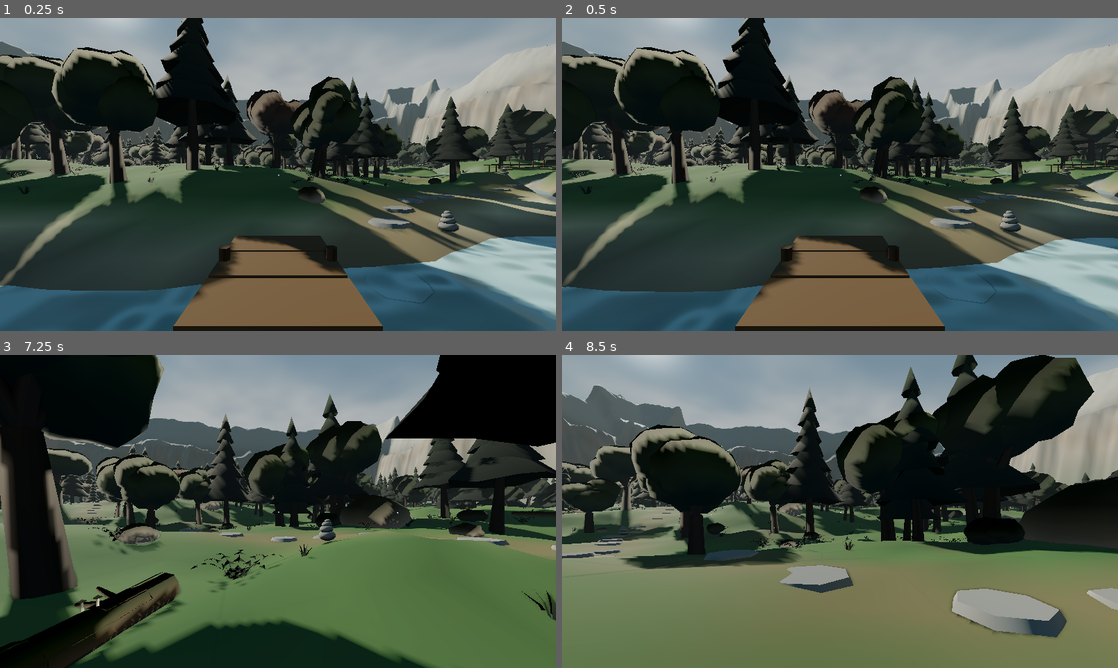
Above: before the commit, frames 1-4 (two rows, left to right).
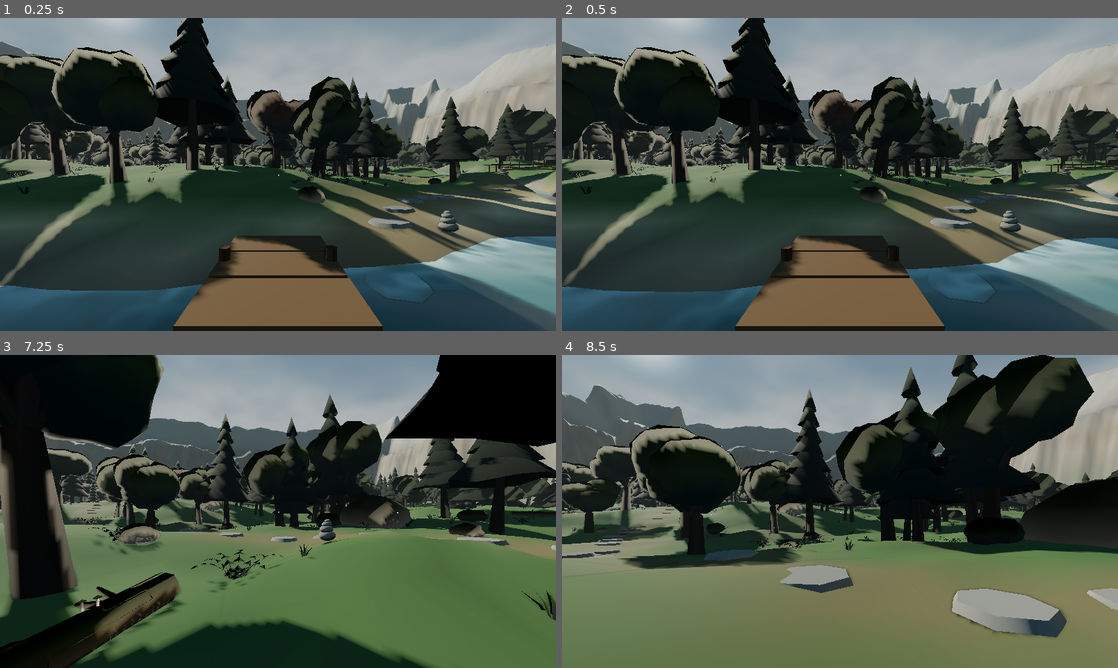
Above: after the commit, the same moments.

Repository: acaylor/isle-of-babel
Game: Godot game, scene res://tests/capture.tscn
Same seed, same stepped clock (60 frames per second), same inputs: the game is played once before the commit and once after it. This scene is started directly instead of the project's main scene.
Inputs (mouse positions are in pixels of both pictures, inside the frame that each line leads up to):
- Up to frame 1 (0.25 s): no input
- Up to frame 2 (0.5 s): no input
- Up to frame 3 (7.25 s): move the mouse to (305, 511) at 0.52 s; hold F (flip) 0.53-1.28 s; hold W (move_forward) 0.53-5.78 s; tap Space (jump) at 0.77, 1.07, 1.52, 1.82, 3.02, 3.32, 3.77, 4.07, 4.52, 4.82, 6.02, 6.32, 6.77, 7.07 s; move the mouse to (250, 511) at 1.27 s; tap E (interact) at 1.35, 4.35 s; move the mouse to (289, 505) at 2.02 s; hold Shift (sprint) 2.03-2.78 s; move the mouse to (272, 517) at 2.77 s; tap Q (summon) at 2.85, 5.85 s; move the mouse to (316, 514) at 3.52 s; hold F (flip) 3.53-4.28 s; move the mouse to (233, 508) at 4.27 s; move the mouse to (283, 511) at 5.02 s; hold Shift (sprint) 5.03-5.78 s; move the mouse to (255, 505) at 5.77 s; hold D (move_right) 5.78-6.53 s; move the mouse to (305, 511) at 6.52 s; hold W (move_forward) from 6.53 s (still down); hold F (flip) from 6.53 s (still down)
- Up to frame 4 (8.5 s): keep holding W (move_forward); move the mouse to (812, 511) at 7.27 s; release F (flip) at 7.28 s; tap E (interact) at 7.35 s; tap Space (jump) at 7.52, 7.82 s; move the mouse to (851, 505) at 8.02 s; hold Shift (sprint) from 8.03 s (still down)

The runs differ from the first frame. In frame 1, 4.1% of the frame differs, in the area x 0-100%, y 49-100%; in frame 2, 5.0%, in the area x 18-100%, y 73-100%; in frame 3, less than 0.1%; in frame 4, nothing differs.

Commit message:
Improve outdoor rendering performance and water fidelity

Diff:
--- a/scenes/forest.gd
+++ b/scenes/forest.gd
@@ -1092,17 +1092,7 @@
 # -- vegetation ----------------------------------------------------------------
 
 func _multimesh_of(mesh: Mesh, transforms: Array[Transform3D]) -> void:
-	if transforms.is_empty():
-		return
-	var mm := MultiMesh.new()
-	mm.transform_format = MultiMesh.TRANSFORM_3D
-	mm.mesh = mesh
-	mm.instance_count = transforms.size()
-	for i in transforms.size():
-		mm.set_instance_transform(i, transforms[i])
-	var mmi := MultiMeshInstance3D.new()
-	mmi.multimesh = mm
-	add_child(mmi)
+	Forge.scatter(self, mesh, transforms)
 
 func _build_trees() -> void:
 	var rng := RandomNumberGenerator.new()
--- a/scenes/island.gd
+++ b/scenes/island.gd
@@ -251,17 +251,7 @@
 var _tree_spots: Array[Vector3] = []
 
 func _multimesh_of(mesh: Mesh, transforms: Array[Transform3D]) -> void:
-	if transforms.is_empty():
-		return
-	var mm := MultiMesh.new()
-	mm.transform_format = MultiMesh.TRANSFORM_3D
-	mm.mesh = mesh
-	mm.instance_count = transforms.size()
-	for i in transforms.size():
-		mm.set_instance_transform(i, transforms[i])
-	var mmi := MultiMeshInstance3D.new()
-	mmi.multimesh = mm
-	add_child(mmi)
+	Forge.scatter(self, mesh, transforms)
 
 func _build_trees() -> void:
 	var rng := RandomNumberGenerator.new()
--- a/scripts/flora.gd
+++ b/scripts/flora.gd
@@ -24,6 +24,7 @@
 	return st
 
 static func _finish(st: SurfaceTool, rough := 1.0) -> ArrayMesh:
+	st.index()
 	var mesh := st.commit()
 	var mat := Forge.vc_mat(rough)
 	mat.cull_mode = BaseMaterial3D.CULL_DISABLED
@@ -34,6 +35,7 @@
 ## vertex-color material. `start`/`full` are mesh-space heights where sway
 ## fades in, so trunks stay planted; `amp` is the displacement at `full`.
 static func _finish_sway(st: SurfaceTool, amp: float, start: float, full: float) -> ArrayMesh:
+	st.index()
 	var mesh := st.commit()
 	var mat := ShaderMaterial.new()
 	mat.shader = load("res://shaders/sway.gdshader")
--- a/scripts/forge.gd
+++ b/scripts/forge.gd
@@ -1,6 +1,38 @@
 class_name Forge
 ## Static helpers for building procedural geometry. Everything in the game
 ## is assembled at runtime from these, so no binary assets live in the repo.
+
+## MultiMeshes are culled as a whole. Local cells keep a visible tree from
+## submitting every tree of its variant across the map. Keep full silhouettes
+## at every distance (including the tower balcony and boat crossings).
+static func scatter(parent: Node3D, source: Mesh, transforms: Array[Transform3D], cell_size := 48.0) -> void:
+	assert(cell_size > 0.0)
+	var cells: Dictionary[Vector2i, Array] = {}
+	for placement in transforms:
+		var key := Vector2i(floori(placement.origin.x / cell_size), floori(placement.origin.z / cell_size))
+		if not cells.has(key):
+			cells[key] = []
+		cells[key].append(placement)
+	for key: Vector2i in cells:
+		var origin := Vector3((key.x + 0.5) * cell_size, 0.0, (key.y + 0.5) * cell_size)
+		var mm := MultiMesh.new()
+		mm.transform_format = MultiMesh.TRANSFORM_3D
+		mm.mesh = source
+		mm.instance_count = cells[key].size()
+		var bounds := AABB()
+		for i in mm.instance_count:
+			var placement: Transform3D = cells[key][i]
+			placement.origin -= origin
+			mm.set_instance_transform(i, placement)
+			# Wind moves vertices beyond the undeformed mesh, in local space.
+			var instance_bounds: AABB = placement * source.get_aabb().grow(0.1)
+			bounds = instance_bounds if i == 0 else bounds.merge(instance_bounds)
+		mm.custom_aabb = bounds
+		var instance := MultiMeshInstance3D.new()
+		instance.name = "Scatter_%d_%d" % [key.x, key.y]
+		instance.multimesh = mm
+		instance.position = origin
+		parent.add_child(instance)
 
 static func mat(color: Color, rough := 0.95, emission := Color.BLACK, emission_energy := 0.0) -> StandardMaterial3D:
 	var m := StandardMaterial3D.new()
--- a/shaders/water.gdshader
+++ b/shaders/water.gdshader
@@ -36,9 +36,13 @@
 	const vec2 d2 = vec2(-0.51450, 0.85749);
 	const vec2 d3 = vec2(0.19612, -0.98058);
 	vec2 g = vec2(0.0);
-	g += d1 * cos(dot(p, d1) * 0.9 + TIME * 1.5) * 0.050;
-	g += d2 * cos(dot(p, d2) * 1.7 + TIME * 2.1) * 0.055;
-	g += d3 * cos(dot(p, d3) * 3.1 + TIME * 2.6) * 0.045;
+	// Fade frequencies as they approach a pixel's footprint. MSAA alone
+	// cannot filter procedural specular detail near the horizon.
+	vec3 phase = vec3(dot(p, d1) * 0.9, dot(p, d2) * 1.7, dot(p, d3) * 3.1);
+	vec3 resolved = vec3(1.0) - smoothstep(vec3(1.0), vec3(3.0), fwidth(phase));
+	g += d1 * cos(phase.x + TIME * 1.5) * 0.050 * resolved.x;
+	g += d2 * cos(phase.y + TIME * 2.1) * 0.055 * resolved.y;
+	g += d3 * cos(phase.z + TIME * 2.6) * 0.045 * resolved.z;
 	return g;
 }
 
@@ -64,7 +68,11 @@
 	// Reconstruct the opaque scene's depth under this fragment (Forward+
 	// NDC), then how much water lies between the surface and it.
 	float depth_raw = texture(depth_texture, SCREEN_UV).r;
+	#if CURRENT_RENDERER == RENDERER_COMPATIBILITY
+	vec3 ndc = vec3(SCREEN_UV, depth_raw) * 2.0 - 1.0;
+	#else
 	vec3 ndc = vec3(SCREEN_UV * 2.0 - 1.0, depth_raw);
+	#endif
 	vec4 scene_view = INV_PROJECTION_MATRIX * vec4(ndc, 1.0);
 	scene_view.xyz /= scene_view.w;
 	float water_depth = max(-scene_view.z - -VERTEX.z, 0.0);
@@ -92,7 +100,10 @@
 	col = mix(col, foam_color, foam * 0.75);
 
 	ALBEDO = col;
-	ROUGHNESS = 0.14 + foam * 0.5;
+	// Unresolved ripples still scatter light: broaden the distant highlight
+	// instead of making filtered water look like a perfectly smooth mirror.
+	float distant_roughness = smoothstep(0.3, 2.0, length(fwidth(world_pos.xz)));
+	ROUGHNESS = 0.14 + distant_roughness * 0.12 + foam * 0.5;
 	METALLIC = 0.0;
 	SPECULAR = 0.45;
 	ALPHA = mix(0.72, 0.95, df);
--- a/tests/capture.gd
+++ b/tests/capture.gd
@@ -6,11 +6,22 @@
 ##   CAP_SPAWN  spawn point handed to Game (default "jetty")
 ##   CAP_CAM    "x,y,z" for a fixed camera; omit to keep the player's view
 ##   CAP_LOOK   "x,y,z" the fixed camera looks at (default origin)
+##   CAP_BENCH_FRAMES  sample this many frames after 120 warmup frames,
+##                     print timing/render counters, then quit (no movie).
 ## Example:
 ##   Godot --path . res://tests/capture.tscn --write-movie /tmp/cap/f.png \
 ##     --fixed-fps 10 --quit-after 30
 
+var _bench_frames := 0
+var _warmup := 120
+var _last_tick := 0
+var _frame_ms: Array[float] = []
+var _draw_calls := 0.0
+var _primitives := 0.0
+
 func _ready() -> void:
+	_bench_frames = maxi(0, OS.get_environment("CAP_BENCH_FRAMES").to_int())
+	set_process(_bench_frames > 0)
 	var spawn := OS.get_environment("CAP_SPAWN")
 	Game.spawn_point = spawn if spawn != "" else "jetty"
 	var path := OS.get_environment("CAP_SCENE")
@@ -27,6 +38,30 @@
 		cam.look_at(_vec(OS.get_environment("CAP_LOOK")))
 		cam.current = true
 
+func _process(_delta: float) -> void:
+	var now := Time.get_ticks_usec()
+	if _warmup > 0:
+		_warmup -= 1
+		_last_tick = now
+		return
+	_frame_ms.append(float(now - _last_tick) / 1000.0)
+	_last_tick = now
+	_draw_calls += Performance.get_monitor(Performance.RENDER_TOTAL_DRAW_CALLS_IN_FRAME)
+	_primitives += Performance.get_monitor(Performance.RENDER_TOTAL_PRIMITIVES_IN_FRAME)
+	if _frame_ms.size() < _bench_frames:
+		return
+	_frame_ms.sort()
+	print("CAP BENCH ", JSON.stringify({
+		"frames": _bench_frames,
+		"median_ms": _frame_ms[_bench_frames / 2],
+		"p95_ms": _frame_ms[mini(_bench_frames - 1, ceili(_bench_frames * 0.95) - 1)],
+		"mean_draw_calls": _draw_calls / _bench_frames,
+		"mean_primitives": _primitives / _bench_frames,
+		"rendering_method": RenderingServer.get_current_rendering_method(),
+		"display_driver": DisplayServer.get_name(),
+	}))
+	get_tree().quit()
+
 func _vec(s: String) -> Vector3:
 	var parts := s.split(",")
 	if parts.size() != 3:
--- /dev/null
+++ b/tests/render_geometry.gd
@@ -0,0 +1,46 @@
+extends SceneTree
+## Headless invariants for spatial batching: instance counts, bounded cells,
+## and conservative visibility bounds for scaled, wind-animated meshes.
+
+func _initialize() -> void:
+	var parent := Node3D.new()
+	root.add_child(parent)
+	var mesh := BoxMesh.new()
+	var placements: Array[Transform3D] = []
+	for x: float in [-96.1, -48.0, -0.1, 0.0, 47.9, 48.0, 120.0]:
+		placements.append(Transform3D(Basis.from_euler(Vector3(0.2, 0.7, -0.1)).scaled(Vector3(2, 3, 1)), Vector3(x, 7, x)))
+	Forge.scatter(parent, mesh, placements)
+	if not _check(parent.get_child_count() == 5, "expected five occupied spatial cells"):
+		return
+	var total := 0
+	for child: MultiMeshInstance3D in parent.get_children():
+		var mm := child.multimesh
+		total += mm.instance_count
+		var expected_count := 0
+		for placement in placements:
+			var cell := Vector2i(floori(placement.origin.x / 48.0), floori(placement.origin.z / 48.0))
+			var center := Vector3((cell.x + 0.5) * 48.0, 0, (cell.y + 0.5) * 48.0)
+			if not center.is_equal_approx(child.position):
+				continue
+			expected_count += 1
+			var expected: AABB = placement * mesh.get_aabb().grow(0.1)
+			var actual: AABB = child.transform * mm.custom_aabb
+			if not _check(actual.grow(0.001).encloses(expected), "wind bounds clipped"):
+				return
+		if not _check(expected_count == mm.instance_count, "cell lost or duplicated instances"):
+			return
+	if not _check(total == placements.size(), "placement count changed"):
+		return
+	var empty := Node3D.new()
+	root.add_child(empty)
+	Forge.scatter(empty, mesh, [])
+	if not _check(empty.get_child_count() == 0, "empty scatter allocated a batch"):
+		return
+	print("RENDER GEOMETRY OK")
+	quit()
+
+func _check(condition: bool, reason: String) -> bool:
+	if not condition:
+		push_error("RENDER GEOMETRY FAIL: " + reason)
+		quit(1)
+	return condition
Not shown, changed: CHANGELOG.md
Not shown, added: docs/PERFORMANCE.md
